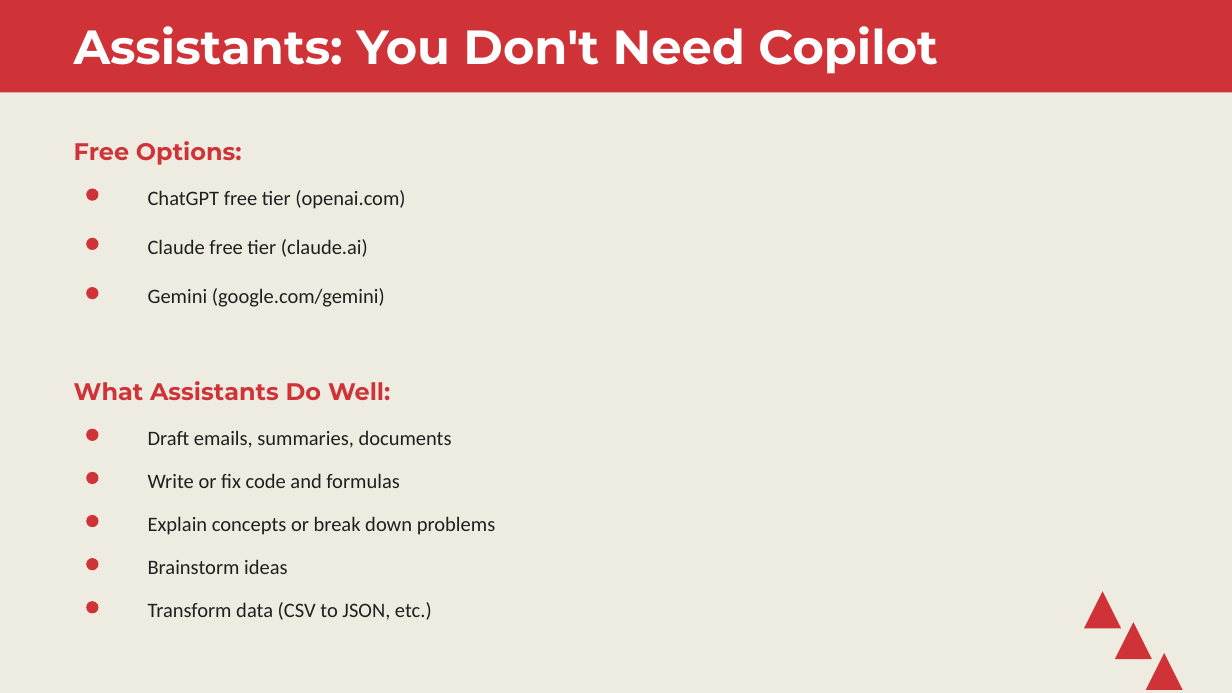
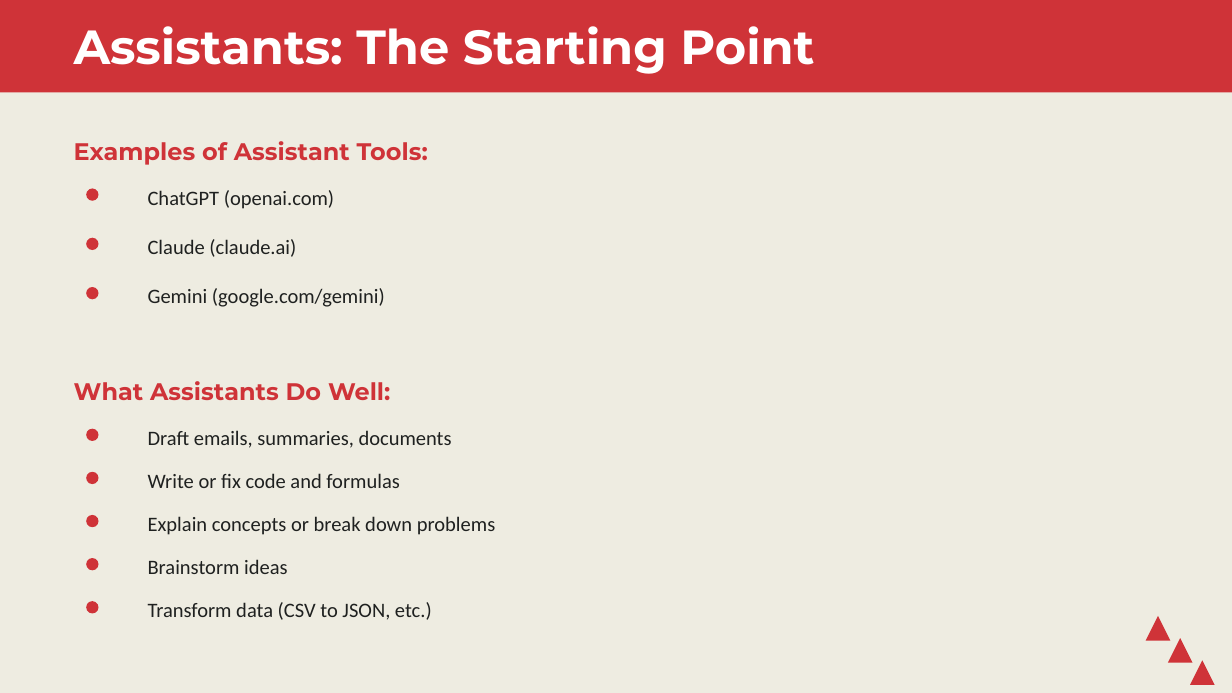
Before and after one commit to stringfestdata/map-excel-workflows-to-ai, a slide deck: slide 16 of workshop-slides.pptx. Drawn at 1232x693 pixels with LibreOffice and Linux fonts; fonts in the diff are those of the drawing. Boxes give left, top, right and bottom in pixels: in the first picture for what was removed or moved away, otherwise in the second. Text is boxed around its words. In the diff, an @@ line names an element or a change of style, - is before the commit and + after.

```diff
--- a/workshop-slides.pptx
+++ b/workshop-slides.pptx
@@ text at bbox=[74, 26, 814, 74]: text changed @@
-Assistants: You Don't Need Copilot
+Assistants: The Starting Point
@@ text at bbox=[74, 141, 428, 165]: text changed @@
-Free Options:
+Examples of Assistant Tools:
@@ text at bbox=[148, 190, 334, 209]: text changed @@
-ChatGPT free tier (openai.com)
+ChatGPT (openai.com)
@@ text at bbox=[148, 239, 296, 257]: text changed @@
-Claude free tier (claude.ai)
+Claude (claude.ai)
@@ triangle: place and size @@
-triangle at bbox=[1084, 591, 1121, 628]
+triangle at bbox=[1146, 616, 1170, 641]
@@ triangle: place and size @@
-triangle at bbox=[1115, 622, 1152, 659]
+triangle at bbox=[1168, 638, 1193, 663]
@@ triangle: place and size @@
-triangle at bbox=[1146, 653, 1183, 690]
+triangle at bbox=[1190, 660, 1215, 685]
```
Also in this commit, not shown: 20 other slides changed, 2 slides added, 1 slide removed, 6 other files.
